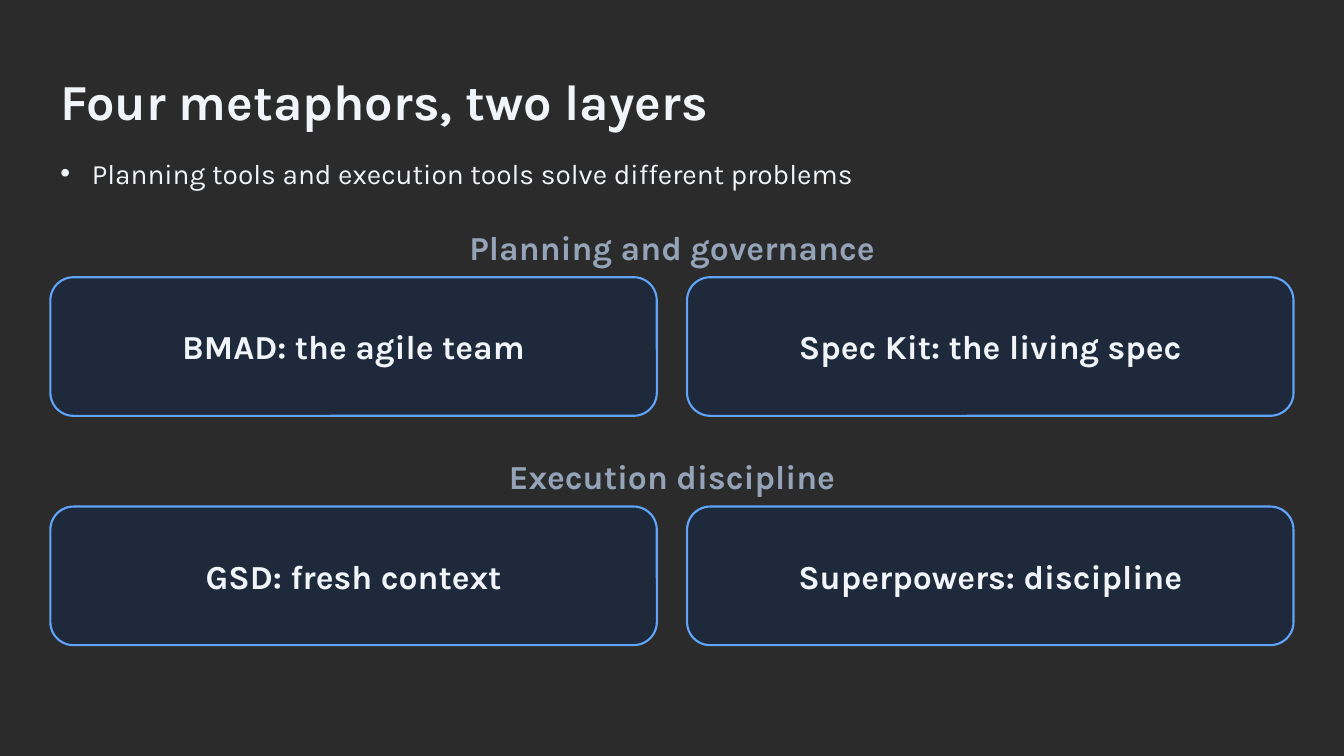
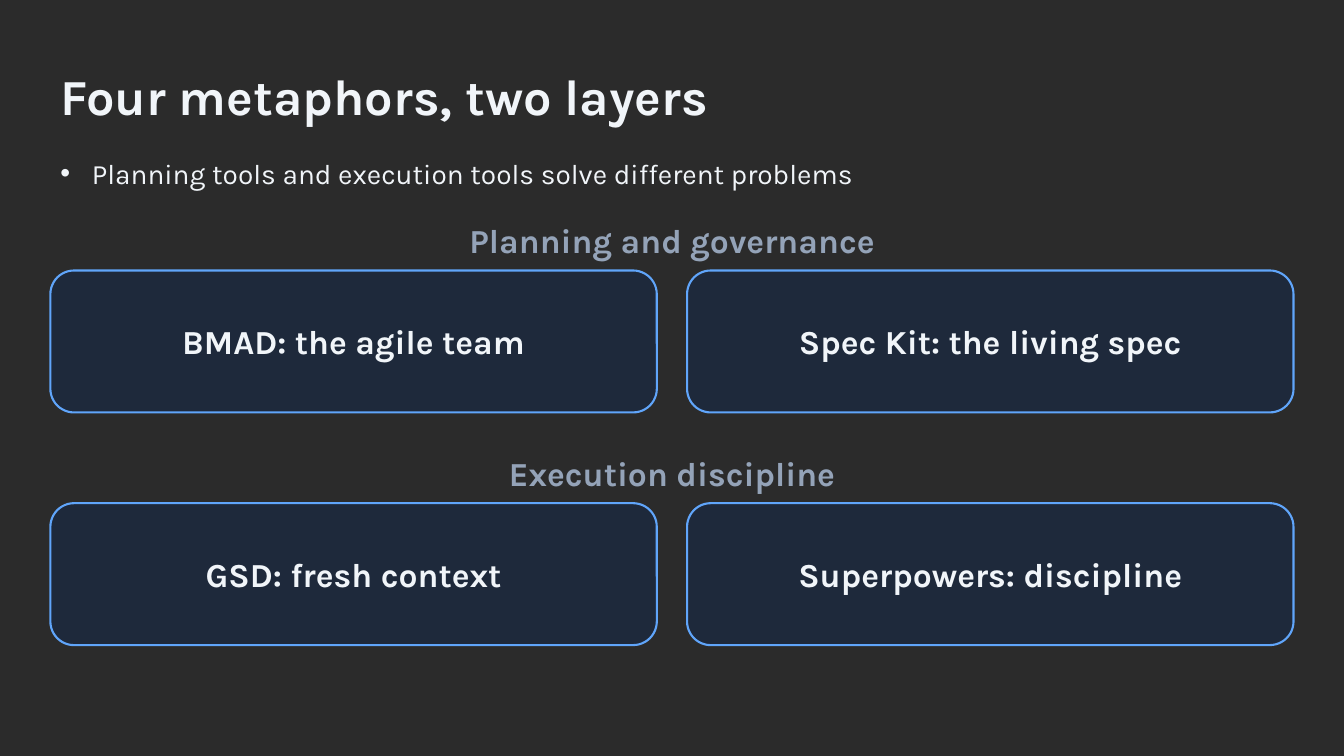
Before and after one commit to ronyronen/speckit-claude-presentation, a slide deck: slide 12 of presentation/speckit-workshop.pptx. Drawn at 1344x756 pixels with LibreOffice and Linux fonts; fonts in the diff are those of the drawing; background and template pictures are left out; a plain dark background stands for a picture behind light text. Boxes give left, top, right and bottom in pixels: in the first picture for what was removed or moved away, otherwise in the second. Text is boxed around its words. In the diff, an @@ line names an element or a change of style, - is before the commit and + after.

```diff
--- a/presentation/speckit-workshop.pptx
+++ b/presentation/speckit-workshop.pptx
@@ text "Four metaphors, two layers" moved from (x1=60, y1=85, x2=708, y2=133) to (x1=60, y1=80, x2=708, y2=128) @@
@@ 4 rounded rectangles, 1 text moved together from (x1=50, y1=236, x2=1295, y2=646) to (x1=50, y1=229, x2=1295, y2=645) @@
```
Also in this commit, not shown: 29 other slides changed, 3 other files.
